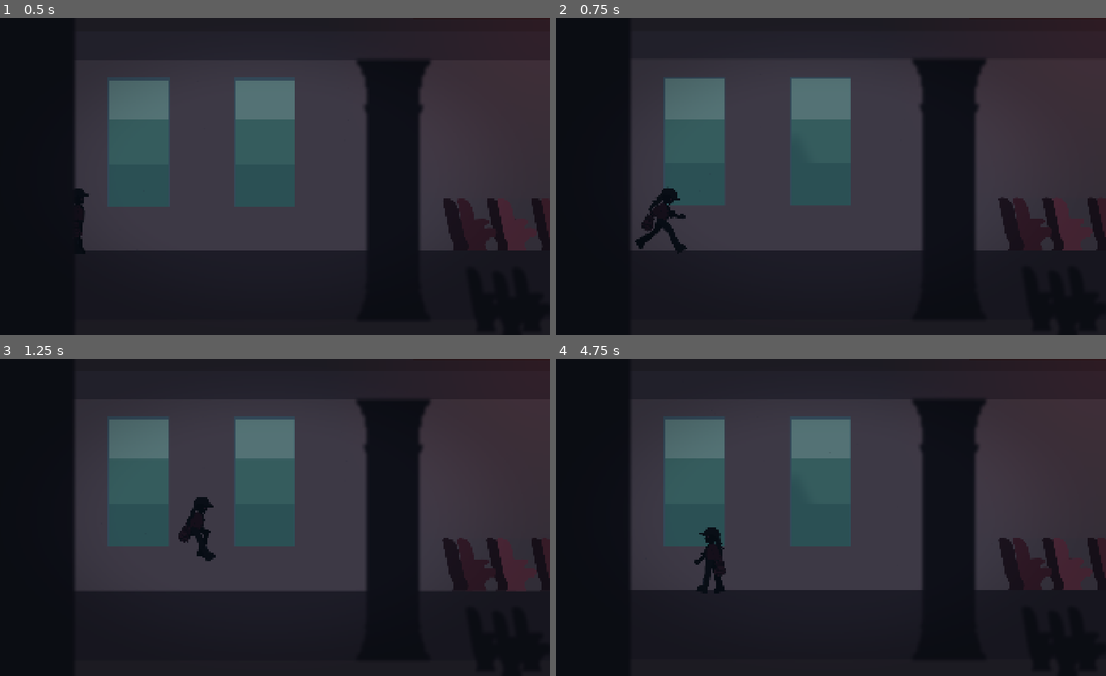
Above: before the commit, frames 1-4 (two rows, left to right).
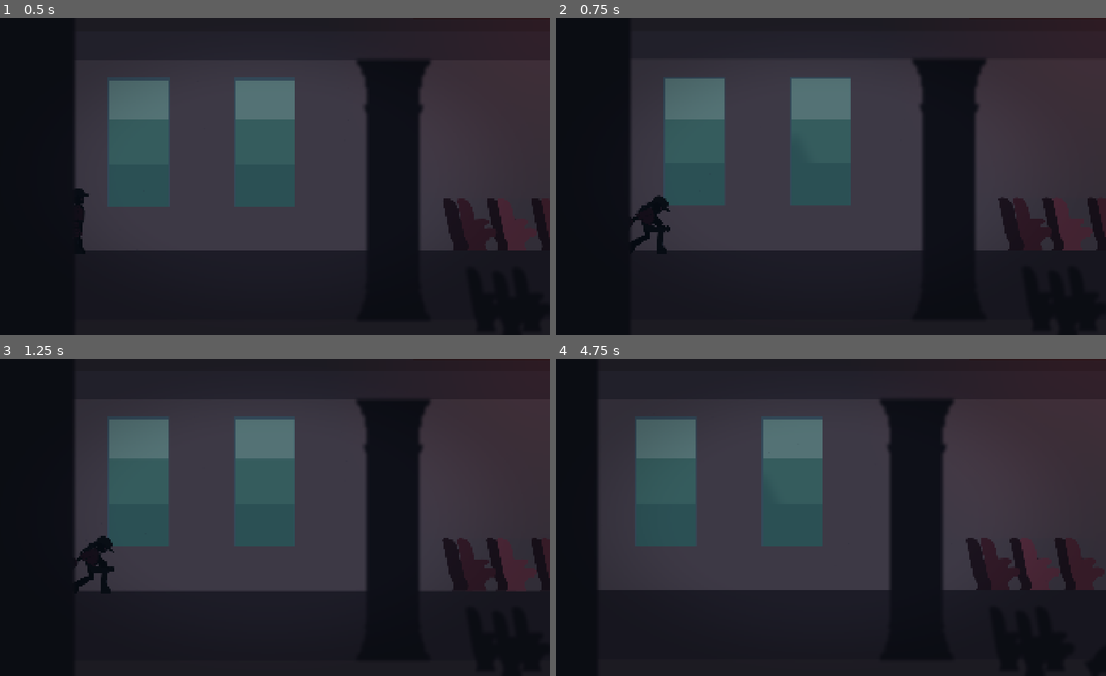
Above: after the commit, the same moments.

Repository: diegocolino/Tren-Test01
Game: Godot game, scene res://scenes/Vagon1.tscn
Two runs of this game, one before a commit and one after it. Both use one fixed random seed, a clock stepped at 60 frames per second and the inputs below. Sound files missing from this copy of the repository are replaced by a short silence.
Inputs (mouse positions are in pixels of both pictures, inside the frame that each line leads up to):
- Up to frame 1 (0.5 s): no input
- Up to frame 2 (0.75 s): tap Enter (ui_accept) at 0.5 s; move the mouse to (946, 160) at 0.52 s; hold D (move_right) from 0.53 s (still down); hold W (attack_punch) from 0.53 s (still down); tap Q (attack_kick) at 0.6 s; click (946, 160) at 0.67 s
- Up to frame 3 (1.25 s): keep holding D (move_right); keep holding W (attack_punch); tap Space (jump) at 0.77 s
- Up to frame 4 (4.75 s): release D (move_right) at 1.25 s; release W (attack_punch) at 1.25 s; drag from (710, 533) to (798, 580) at 1.27 s; move the mouse to (880, 447) at 2.02 s; hold D (move_right) 2.03-2.75 s; hold Shift (run) 2.03-2.75 s; tap Q (attack_kick) at 2.3 s; drag from (798, 580) to (655, 469) at 2.77 s; move the mouse to (990, 565) at 3.52 s; hold A (move_left) 3.53-4.25 s; hold W (attack_punch) 3.53-4.25 s; tap Space (jump) at 3.77 s; tap Shift (run) at 3.8 s; drag from (655, 469) to (715, 527) at 4.27 s

Frame 1 is identical in both runs. In frame 2, 0.6% of the frame differs, in the area x 13-24%, y 53-74%; in frame 3, 1.2%; in frame 4, 19%, in the area x 7-100%, y 12-73%.

Commit message:
refactor(kive): extract punch system with charge and parry (SUB-COMMIT 3b)
- Extract PunchCharging state (charge window, opens parry window)
- Reconfigure Punch state to chain from PunchCharging
- Extract PunchCharged state with aerial lunge (interpolated 40%-100%)
- PunchCharged transitions to JumpLanding on landing, JumpFall on fast falling
- Sync legacy flags (is_attacking, is_punch_charged, punch_charge_timer)
  for compatibility with debug_hud and existing hitbox handler
- Idle/Walk/Run: attack_punch → PunchCharging
- AllInOne shim now only handles crouch, hide, execution-from-hide (3c)

Co-Authored-By: Claude Opus 4.6 (1M context) <noreply@anthropic.com>

Diff:
--- /dev/null
+++ b/player/states/combat/kick.gd
@@ -0,0 +1,61 @@
+## Kick normal. Fases internas: anticipation → release → recovery.
+class_name Kick extends State
+
+var kive: Kive
+var stats: KiveStats
+var phase: String = "anticipation"
+var phase_timer: float = 0.0
+
+
+func enter(_prev: StringName, _msg: Dictionary = {}) -> void:
+	kive = owner_node as Kive
+	stats = kive.stats
+
+	kive.is_attacking = true
+	kive.current_attack_type = "kick"
+	kive.is_punch_charged = false
+	kive.velocity.x = 0
+
+	phase = "anticipation"
+	phase_timer = 0.0
+	kive.sprite.play("idle")
+
+
+func exit() -> void:
+	kive.is_attacking = false
+	kive.is_finisher = false
+	kive.current_attack_type = "none"
+
+
+func physics_update(delta: float) -> StringName:
+	phase_timer += delta
+
+	if not kive.is_on_floor():
+		kive.velocity.y += stats.gravity * delta
+
+	match phase:
+		"anticipation":
+			if phase_timer >= stats.kick_anticipation:
+				phase = "release"
+				phase_timer = 0.0
+				kive.sprite.play("kick_contact")
+				kive.activate_hitbox()
+		"release":
+			if phase_timer >= stats.kick_release:
+				phase = "recovery"
+				phase_timer = 0.0
+				kive.sprite.play("idle")
+		"recovery":
+			if phase_timer >= stats.kick_recovery:
+				return _decide_next_state()
+
+	kive.move_and_slide()
+	kive.update_sprite_direction()
+	return &""
+
+
+func _decide_next_state() -> StringName:
+	var dir_input: float = Input.get_axis("move_left", "move_right")
+	if dir_input != 0:
+		return &"Walk" if Input.is_action_pressed("run") else &"Run"
+	return &"Idle"
--- /dev/null
+++ b/player/states/combat/punch.gd
@@ -0,0 +1,59 @@
+## Punch normal (no cargado). Fases internas: anticipation → release → recovery.
+class_name Punch extends State
+
+var kive: Kive
+var stats: KiveStats
+var phase: String = "anticipation"
+var phase_timer: float = 0.0
+
+
+func enter(_prev: StringName, _msg: Dictionary = {}) -> void:
+	kive = owner_node as Kive
+	stats = kive.stats
+
+	kive.is_attacking = true
+	kive.is_punch_charged = false
+	# current_attack_type ya seteado por PunchCharging
+
+	phase = "anticipation"
+	phase_timer = 0.0
+	kive.sprite.play("idle")
+
+
+func exit() -> void:
+	kive.is_attacking = false
+	kive.current_attack_type = "none"
+
+
+func physics_update(delta: float) -> StringName:
+	phase_timer += delta
+
+	if not kive.is_on_floor():
+		kive.velocity.y += stats.gravity * delta
+
+	match phase:
+		"anticipation":
+			if phase_timer >= stats.punch_anticipation:
+				phase = "release"
+				phase_timer = 0.0
+				kive.sprite.play("punch_contact")
+				kive.activate_hitbox()
+		"release":
+			if phase_timer >= stats.punch_release:
+				phase = "recovery"
+				phase_timer = 0.0
+				kive.sprite.play("idle")
+		"recovery":
+			if phase_timer >= stats.punch_recovery:
+				return _decide_next_state()
+
+	kive.move_and_slide()
+	kive.update_sprite_direction()
+	return &""
+
+
+func _decide_next_state() -> StringName:
+	var dir_input: float = Input.get_axis("move_left", "move_right")
+	if dir_input != 0:
+		return &"Walk" if Input.is_action_pressed("run") else &"Run"
+	return &"Idle"
--- /dev/null
+++ b/player/states/combat/punch_charged.gd
@@ -0,0 +1,63 @@
+## Punch cargado con lunge aereo. Fases internas: anticipation → release → recovery.
+class_name PunchCharged extends State
+
+var kive: Kive
+var stats: KiveStats
+var phase: String = "anticipation"
+var phase_timer: float = 0.0
+
+
+func enter(_prev: StringName, _msg: Dictionary = {}) -> void:
+	kive = owner_node as Kive
+	stats = kive.stats
+	phase = "anticipation"
+	phase_timer = 0.0
+
+	kive.is_attacking = true
+
+	# Impulso interpolado (40%-100% segun charge_ratio)
+	var charge_ratio: float = clampf(
+		(kive.punch_charge_timer - stats.attack_charge_time) / (stats.attack_charge_time_max - stats.attack_charge_time),
+		0.0, 1.0
+	)
+	var impulse_factor: float = lerpf(0.4, 1.0, charge_ratio)
+	var facing: float = -1.0 if kive.sprite.flip_h else 1.0
+	kive.velocity.x = facing * stats.charged_lunge_speed_x * impulse_factor
+	kive.velocity.y = stats.charged_lunge_speed_y * impulse_factor
+
+	kive.sprite.play("attack_charged_airtime")
+
+
+func exit() -> void:
+	kive.is_attacking = false
+	kive.is_punch_charged = false
+	kive.current_attack_type = "none"
+
+
+func physics_update(delta: float) -> StringName:
+	phase_timer += delta
+	kive.velocity.y += stats.gravity * delta
+
+	# Cayendo rapido sin aterrizar → cancelar ataque, caer normal
+	if not kive.is_on_floor() and kive.velocity.y > 200 and phase == "recovery":
+		return &"JumpFall"
+
+	match phase:
+		"anticipation":
+			if phase_timer >= stats.punch_anticipation:
+				phase = "release"
+				phase_timer = 0.0
+				kive.sprite.play("attack_charged_contact")
+				kive.activate_hitbox()
+		"release":
+			if phase_timer >= stats.punch_release:
+				phase = "recovery"
+				phase_timer = 0.0
+				# Mantener sprite attack_charged_contact durante recovery aereo
+		"recovery":
+			if kive.is_on_floor() and kive.velocity.y >= 0:
+				return &"JumpLanding"
+
+	kive.move_and_slide()
+	kive.update_sprite_direction()
+	return &""
--- /dev/null
+++ b/player/states/combat/punch_charging.gd
@@ -0,0 +1,53 @@
+## Ventana de "mantener W" para decidir si es punch normal o cargado.
+## Abre la ventana de parry al entrar.
+class_name PunchCharging extends State
+
+var kive: Kive
+var stats: KiveStats
+var charge_timer: float = 0.0
+
+
+func enter(_prev: StringName, _msg: Dictionary = {}) -> void:
+	kive = owner_node as Kive
+	stats = kive.stats
+	charge_timer = 0.0
+
+	# Sincronizar flags legacy
+	kive.is_punch_charging = true
+	kive.current_attack_type = "punch"
+	kive.punch_charge_timer = 0.0
+	kive._parry_window_timer = 0.0  # abre ventana de parry
+
+	kive.velocity.x = 0
+
+
+func exit() -> void:
+	kive.is_punch_charging = false
+
+
+func physics_update(delta: float) -> StringName:
+	charge_timer += delta
+	kive.punch_charge_timer = charge_timer
+
+	if not kive.is_on_floor():
+		kive.velocity.y += stats.gravity * delta
+	kive.velocity.x = 0
+
+	kive.sprite.play("attack_charged_casting")
+
+	# Auto-release al maximo
+	if charge_timer >= stats.attack_charge_time_max:
+		kive.is_punch_charged = true
+		return &"PunchCharged"
+
+	# Soltar W
+	if not Input.is_action_pressed("attack_punch"):
+		var charged: bool = charge_timer >= stats.attack_charge_time
+		kive.is_punch_charged = charged
+		if charged:
+			return &"PunchCharged"
+		else:
+			return &"Punch"
+
+	kive.move_and_slide()
+	return &""
--- a/player/states/movement/idle.gd
+++ b/player/states/movement/idle.gd
@@ -17,8 +17,10 @@
 
 	if Input.is_action_just_pressed("jump") and kive.is_on_floor():
 		return &"JumpAnticipation"
-	if Input.is_action_just_pressed("attack_punch") or Input.is_action_just_pressed("attack_kick"):
-		return &"AllInOne"
+	if Input.is_action_just_pressed("attack_punch"):
+		return &"PunchCharging"
+	if Input.is_action_just_pressed("attack_kick"):
+		return &"Kick"
 	if Input.is_action_just_pressed("crouch"):
 		return &"AllInOne"
 	if not kive.is_on_floor() and kive.velocity.y > 50:
--- a/player/states/movement/run.gd
+++ b/player/states/movement/run.gd
@@ -21,8 +21,10 @@
 		return &"JumpRise"
 	if Input.is_action_just_pressed("dive") and kive.is_on_floor() and abs(kive.velocity.x) > 10:
 		return &"DiveGround"
-	if Input.is_action_just_pressed("attack_punch") or Input.is_action_just_pressed("attack_kick"):
-		return &"AllInOne"
+	if Input.is_action_just_pressed("attack_punch"):
+		return &"PunchCharging"
+	if Input.is_action_just_pressed("attack_kick"):
+		return &"Kick"
 	if Input.is_action_just_pressed("crouch"):
 		return &"AllInOne"
 	if not kive.is_on_floor() and kive.velocity.y > 50:
--- a/player/states/movement/walk.gd
+++ b/player/states/movement/walk.gd
@@ -21,8 +21,10 @@
 			return &"JumpRise"
 		else:
 			return &"JumpAnticipation"
-	if Input.is_action_just_pressed("attack_punch") or Input.is_action_just_pressed("attack_kick"):
-		return &"AllInOne"
+	if Input.is_action_just_pressed("attack_punch"):
+		return &"PunchCharging"
+	if Input.is_action_just_pressed("attack_kick"):
+		return &"Kick"
 	if Input.is_action_just_pressed("crouch"):
 		return &"AllInOne"
 	if not kive.is_on_floor() and kive.velocity.y > 50:
--- a/scenes/Kive.tscn
+++ b/scenes/Kive.tscn
@@ -19,6 +19,10 @@
 [ext_resource type="Script" uid="uid://cxt0ys0kxeadj" path="res://player/states/movement/dive_ground.gd" id="17_1bvtb"]
 [ext_resource type="Script" uid="uid://baai0v1654n10" path="res://player/states/movement/dive_air.gd" id="18_5d8o0"]
 [ext_resource type="Script" uid="uid://873t14civc1e" path="res://player/states/movement/dive_landing.gd" id="19_bwjel"]
+[ext_resource type="Script" uid="uid://cntehafu4disw" path="res://player/states/combat/punch.gd" id="20_bwjel"]
+[ext_resource type="Script" uid="uid://d4mlcg6wkwft7" path="res://player/states/combat/kick.gd" id="21_tv5nc"]
+[ext_resource type="Script" uid="uid://ch53sl4euaxfg" path="res://player/states/combat/punch_charging.gd" id="22_e00yl"]
+[ext_resource type="Script" uid="uid://dof6kn8n7kwda" path="res://player/states/combat/punch_charged.gd" id="23_xdoet"]
 
 [sub_resource type="RectangleShape2D" id="body_shape"]
 size = Vector2(80, 200)
@@ -148,3 +152,15 @@
 
 [node name="DiveLanding" type="Node" parent="StateMachine" unique_id=1152917285]
 script = ExtResource("19_bwjel")
+
+[node name="Punch" type="Node" parent="StateMachine" unique_id=917347685]
+script = ExtResource("20_bwjel")
+
+[node name="Kick" type="Node" parent="StateMachine" unique_id=1527890129]
+script = ExtResource("21_tv5nc")
+
+[node name="PunchCharging" type="Node" parent="StateMachine" unique_id=1537631105]
+script = ExtResource("22_e00yl")
+
+[node name="PunchCharged" type="Node" parent="StateMachine" unique_id=1697322583]
+script = ExtResource("23_xdoet")
--- a/scripts/kive.gd
+++ b/scripts/kive.gd
@@ -318,7 +318,7 @@
 						sprite.play("punch_contact")  # frame 3
 				else:
 					sprite.play("kick_contact")  # frame 7
-				_activate_hitbox()
+				activate_hitbox()
 
 		"release":
 			if attack_phase_timer >= release_dur:
@@ -338,7 +338,7 @@
 				current_attack_type = "none"
 
 
-func _activate_hitbox() -> void:
+func activate_hitbox() -> void:
 	var facing: float = -1.0 if sprite.flip_h else 1.0
 
 	var hitbox: Area2D
@@ -355,7 +355,7 @@
 
 
 func _on_hitbox_body_entered(body: Node2D) -> void:
-	if not is_attacking or attack_phase != "release":
+	if not is_attacking:
 		return
 	if body.is_in_group("agent"):
 		if is_finisher and body.has_method("receive_execution"):
